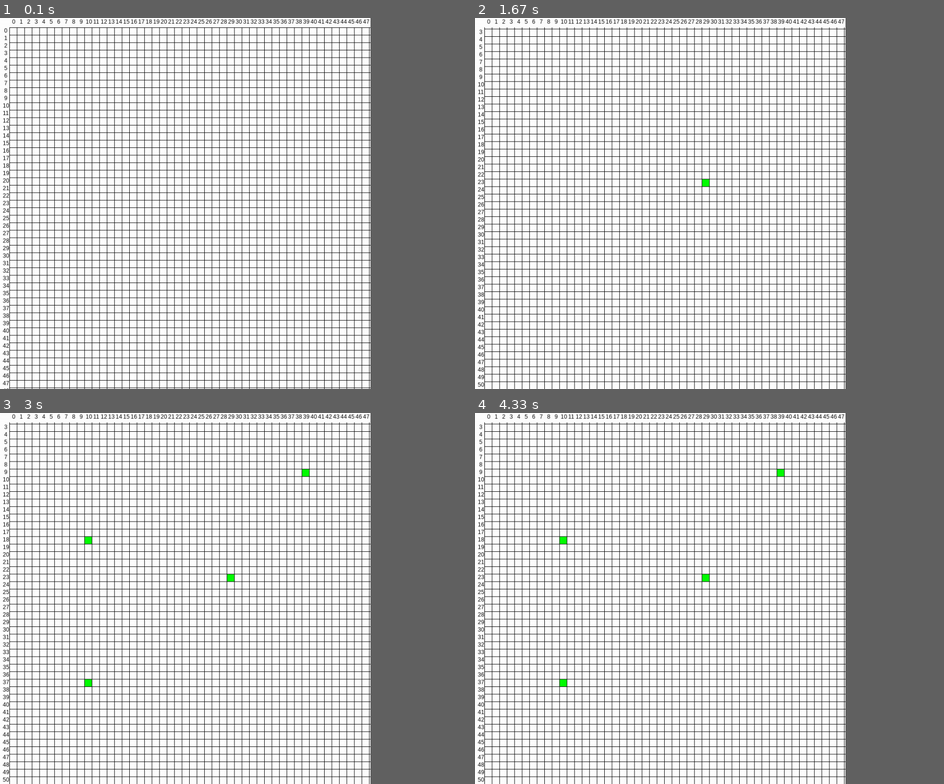
Above: before the commit, frames 1-4 (two rows, left to right).
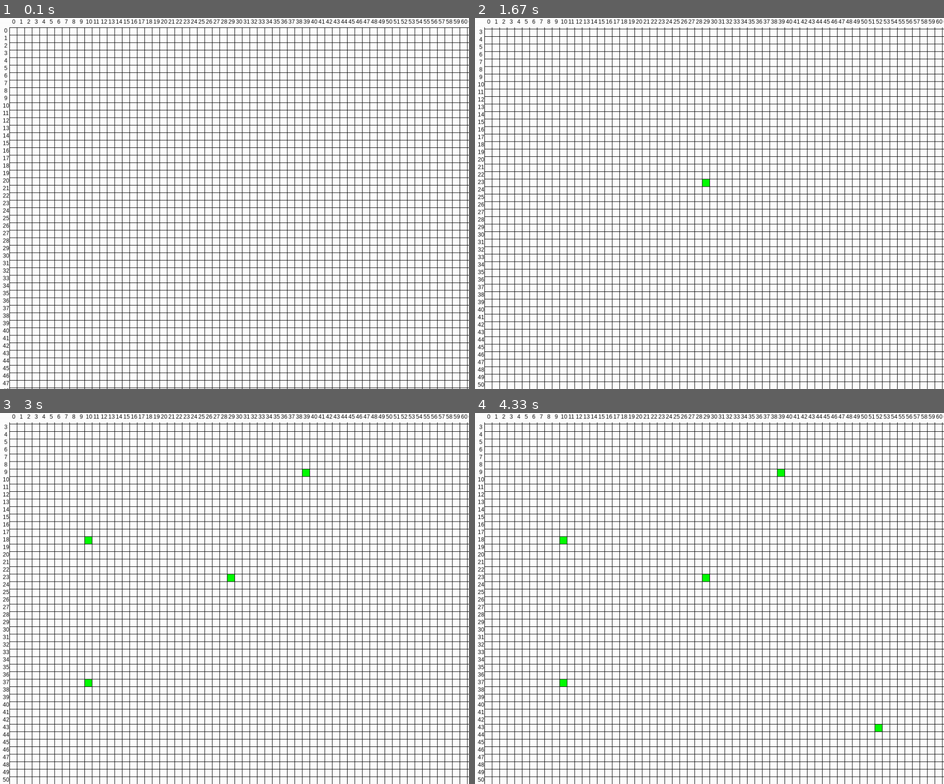
Above: after the commit, the same moments.

Repository: Archanciel/Learning_Pygame
Game: pygame game, started from draw_grid/main.py
Two runs of this game, one before a commit and one after it. Both use one fixed random seed, a clock stepped at 60 frames per second and the inputs below.
Inputs (mouse positions are in pixels of both pictures, inside the frame that each line leads up to):
- Up to frame 1 (0.1 s): no input
- Up to frame 2 (1.67 s): click (709, 203) at 0.38 s; hold Right 0.67-1.13 s; move the mouse to (859, 192) at 0.7 s; hold Up 1.17-1.63 s; move the mouse to (596, 207) at 1.2 s
- Up to frame 3 (3 s): click (89, 542) at 1.73 s; click (89, 683) at 2.13 s; click (304, 468) at 2.65 s
- Up to frame 4 (4.33 s): move the mouse to (883, 728) at 3.03 s; click (883, 728) at 3.37 s; move the mouse to (765, 631) at 3.83 s; click (765, 631) at 4.23 s
In our replay, the window is 711x711 before the commit and 900x711 after it. These sizes can differ from the game's own. Grey fills any space a smaller window leaves; there, only what the larger window draws over its background counts as a difference.

The runs differ from the first frame. In frame 1, 15% of the frame differs, in the area x 8-100%, y 0-100%; in frame 2, 15%; in frame 3, 15%; in frame 4, 15%.

Commit message:
differenciating grid width and height

Diff:
--- a/draw_grid/main.py
+++ b/draw_grid/main.py
@@ -24,7 +24,7 @@
         os.environ['SDL_VIDEO_WINDOW_POS'] = WINDOWS_LOCATION
 
         pg.init()
-        self.screen = pg.display.set_mode((GRID_SIZE, GRID_SIZE))
+        self.screen = pg.display.set_mode((GRID_WIDTH, GRID_HEIGHT))
         pg.display.set_caption(TITLE)
         self.clock = pg.time.Clock()
         self.running = True
@@ -142,7 +142,9 @@
         '''
         Shows game splash/start screen.
         '''
-        pass
+        Tk().wm_withdraw()  # to hide the main window
+        if messagebox.askquestion(None, 'Do you want to load existing grid data ?') == 'yes':
+            self.grid.loadGridData()
 
     def show_go_screen(self):
         '''
--- a/draw_grid/settings.py
+++ b/draw_grid/settings.py
@@ -1,7 +1,8 @@
 # game options/settings
 TITLE = "Draw grid"
-WINDOWS_LOCATION = '400,20'
-GRID_SIZE = 791 # grid is always a square !
+WINDOWS_LOCATION = '100,20'
+GRID_WIDTH = 1000 # grid is always a square !
+GRID_HEIGHT = 791 # grid is always a square !
 FPS = 20
 
 # define colors
